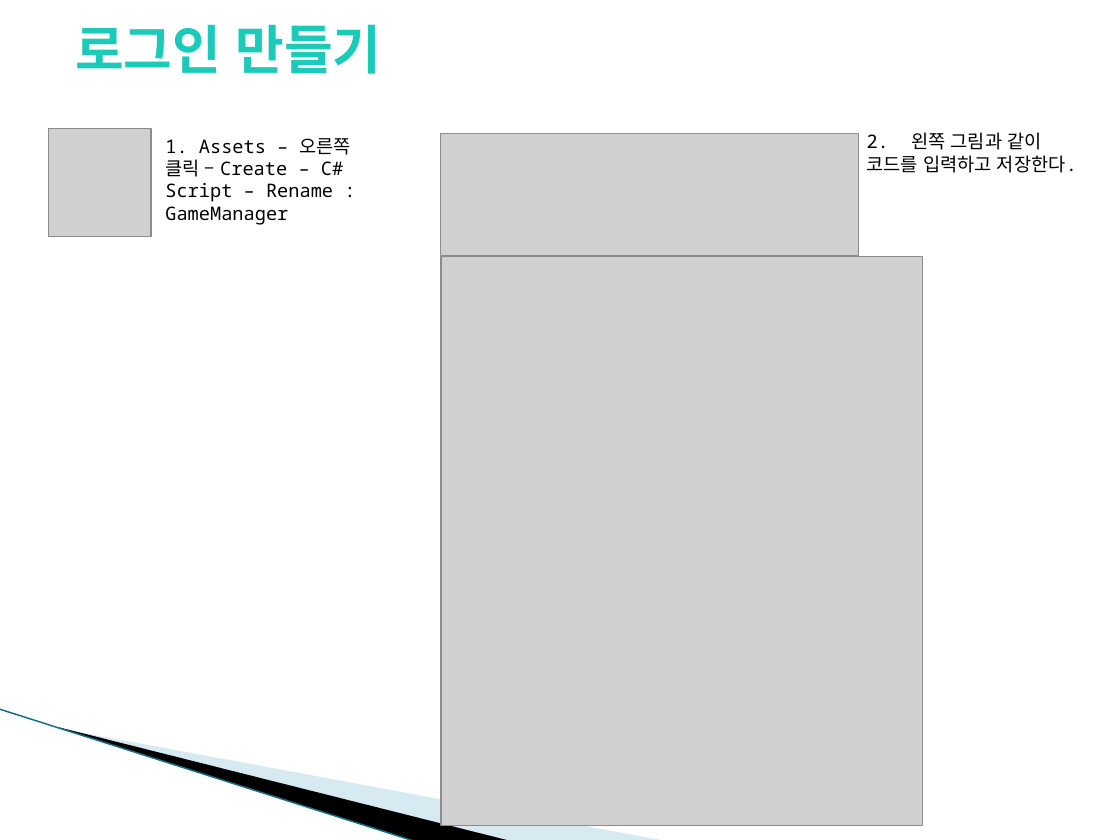
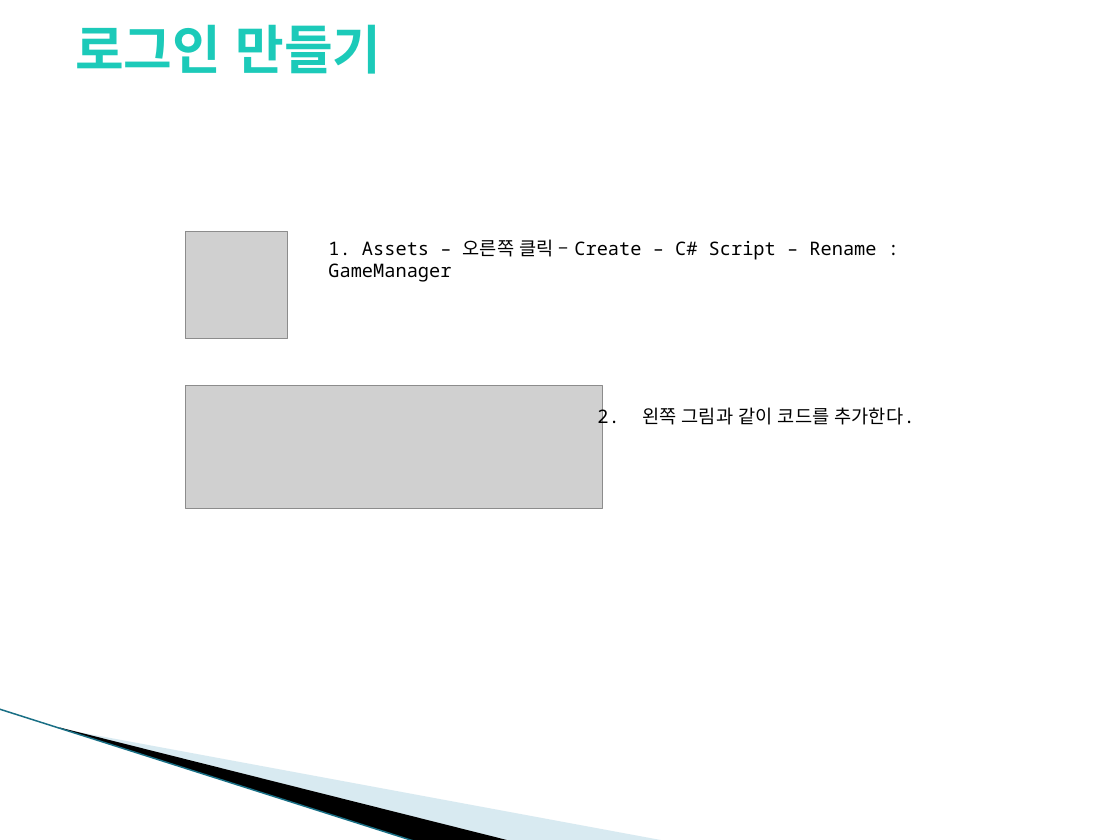
Before and after one commit to YounSJ/Unity_SQLite, a slide deck: slide 16 of Unity_SQLite.pptx (slide 14 before the commit). Drawn at 1120x840 pixels with LibreOffice and Linux fonts; fonts in the diff are those of the drawing; grey boxes stand for pictures; background and template pictures are left out. Boxes give left, top, right and bottom in pixels: in the first picture for what was removed or moved away, otherwise in the second. Text is boxed around its words. In the diff, an @@ line names an element or a change of style, - is before the commit and + after.

```diff
--- a/Unity_SQLite.pptx
+++ b/Unity_SQLite.pptx
@@ picture: place and size @@
-picture at (48,129,151,236)
+picture at (185,232,288,339)
@@ text "1. Assets – 오른쪽 클릭 ..." rewrapped from (165,138,351,202) to (328,239,876,260) @@
@@ picture removed at (441,256,923,825) @@
@@ picture: place and size @@
-picture at (441,133,859,255)
+picture at (185,385,603,507)
@@ text at (597,405,915,428): text changed @@
-2. 왼쪽 그림과 같이 코드를 입력하고 저장한다.
+2. 왼쪽 그림과 같이 코드를 추가한다.
```
Also in this commit, not shown: 9 other slides changed, 10 slides added, 1 other file.
